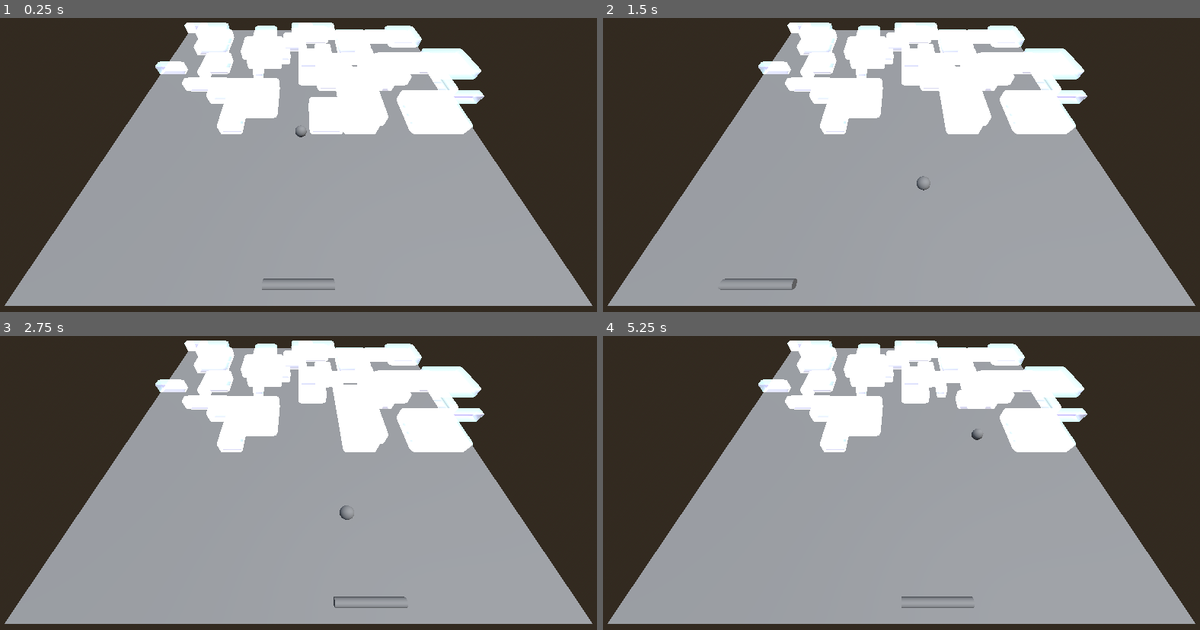
Above: before the commit, frames 1-4 (two rows, left to right).
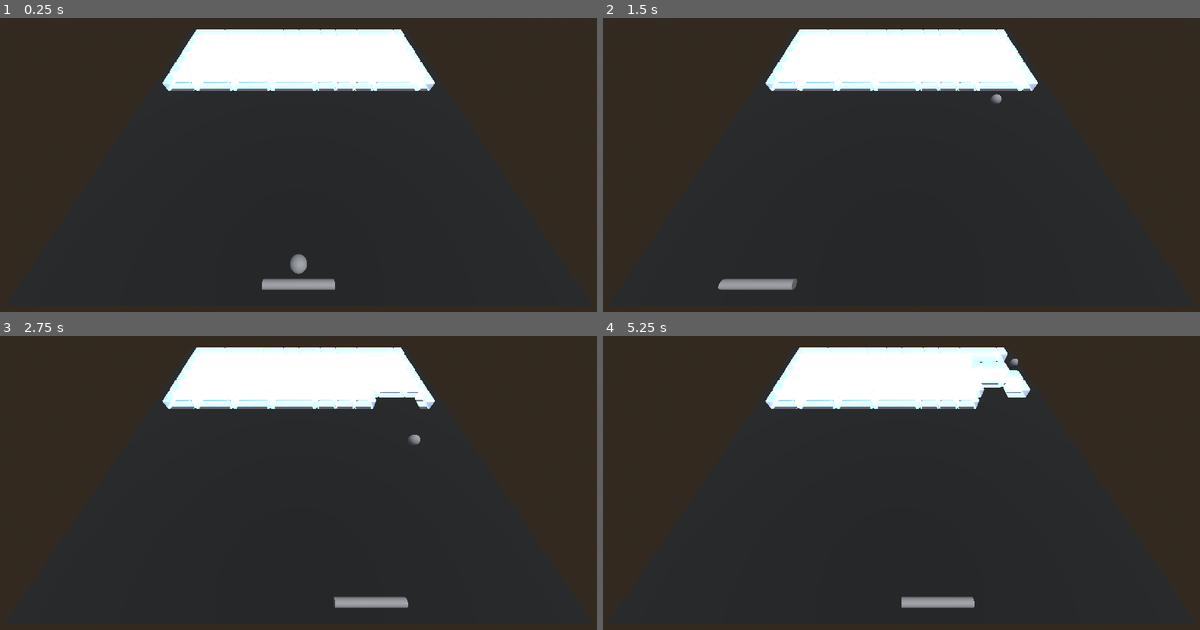
Above: after the commit, the same moments.

Repository: Tom3s/brick-breaker-reborn
Game: Godot game, scene res://test_files/3d_base_scene.tscn
Same seed, same stepped clock (60 frames per second), same inputs: the game is played once before the commit and once after it. The project has no main scene, so this scene is started directly.
Inputs (mouse positions are in pixels of both pictures, inside the frame that each line leads up to):
- Up to frame 1 (0.25 s): no input
- Up to frame 2 (1.5 s): tap Enter at 0.5 s; move the mouse to (1032, 150) at 0.52 s; click (1032, 150) at 0.6 s; move the mouse to (782, 182) at 1.27 s; click (782, 182) at 1.35 s
- Up to frame 3 (2.75 s): move the mouse to (358, 409) at 2.02 s; click (358, 409) at 2.1 s
- Up to frame 4 (5.25 s): move the mouse to (871, 553) at 2.77 s; click (871, 553) at 2.85 s; move the mouse to (1086, 535) at 3.52 s; click (1086, 535) at 3.6 s; move the mouse to (716, 433) at 4.27 s; click (716, 433) at 4.35 s; move the mouse to (931, 483) at 5.02 s; click (931, 483) at 5.1 s

The runs differ from the first frame. In frame 1, 59% of the frame differs, in the area x 0-100%, y 1-98%; in frame 2, 59%; in frame 3, 59%; in frame 4, 60%.

Commit message:
[#18] Implemented Basic Gameplay Loop (#19)
* Basic ball release implemented

[x] ball starts attached to the paddle
[x] ball is released on click

* Added death and entry point for death handling

[x] if ball touched bottom, its reset
[x] have an entry point for detecting death for later functionality

* Basic map generation added

[x] generate basic map

* Comments

* Win condition and handling added

[x] if all blocks are destroyed, reset ball and board
[x] create entry point for detecting board completion

Diff:
--- a/MouseInputHandler.gd
+++ b/MouseInputHandler.gd
@@ -3,6 +3,7 @@
 
 # TODO: might wanna handle this in an other way to not get race conditions and have more consistent phisycs
 signal mouse_moved(dist: Vector2)
+signal release_ball_pressed()
 
 var mouse_pos: Vector2
 
@@ -25,4 +26,6 @@
 		mouse_pos = event.screen_relative
 		# print(mouse_pos)
 		mouse_moved.emit(mouse_pos)
-	# else:
+
+	if Input.is_action_just_pressed("release_ball"):
+		release_ball_pressed.emit()
--- a/game_logic/Ball.gd
+++ b/game_logic/Ball.gd
@@ -18,12 +18,17 @@
 var position: Vector2
 var velocity: Vector2
 
+var released: bool = false
+
 func randomize_velocity() -> void:
-	velocity = Vector2(randf_range(-1, 1), randf_range(-1, 1)).normalized()
+	velocity = Vector2(randf_range(-0.5, 0.5), -1).normalized()
 	velocity *= target_velocity
 
 ## Approches target_velocity and moves the ball with factor `delta`
 func move(delta: float) -> void:
+	if !released:
+		return
+
 	if velocity.length() > target_velocity:
 		velocity = velocity.normalized() * (velocity.length() - deceleration)
 	else:
@@ -121,3 +126,6 @@
 				boost()
 
 	return
+
+func set_position(new_pos: Vector2) -> void:
+	position = new_pos
--- a/project.godot
+++ b/project.godot
@@ -23,6 +23,14 @@
 window/size/viewport_width=1280
 window/size/viewport_height=720
 
+[input]
+
+release_ball={
+"deadzone": 0.2,
+"events": [Object(InputEventMouseButton,"resource_local_to_scene":false,"resource_name":"","device":-1,"window_id":0,"alt_pressed":false,"shift_pressed":false,"ctrl_pressed":false,"meta_pressed":false,"button_mask":1,"position":Vector2(149, 25),"global_position":Vector2(158, 73),"factor":1.0,"button_index":1,"canceled":false,"pressed":true,"double_click":false,"script":null)
+]
+}
+
 [rendering]
 
 renderer/rendering_method="mobile"
--- a/test_files/3d_base_scene.gd
+++ b/test_files/3d_base_scene.gd
@@ -13,36 +13,23 @@
 var paddle: Paddle = Paddle.new()
 
 var screen_collision: Array[LineCollider]
+var death_barrier: LineCollider
 var blocks: Array[BreakableBlock]
 
+var broken_block_count: int = 0
+
 func _ready() -> void:
-	ball.randomize_velocity()
+	# ball.randomize_velocity()
 
 	# screen_bounds = DisplayServer.window_get_size()
 	set_up_screen_collision()
 
-	for i in 50:
-		var block: BreakableBlock = BreakableBlock.new()
+	generate_map()
 
-		block.pos_on_grid = Vector2i(randi_range(0, BreakableGrid.GRID_SIZE - 1), randi_range(0, BreakableGrid.GRID_SIZE / 2))
-		block.size = Vector2i(randi_range(1, 5), randi_range(1, 5))
-		block.prepare_collision()
-
-
-		var block_mesh: BlockMesh = block_mesh_scene.instantiate()
-		block_parent.add_child(block_mesh)
-		block_mesh.set_visual_scale(block.size * BreakableGrid.CELL_SIZE)
-		var final_pos: Vector2 = block.get_origin()
-		block_mesh.global_position.x = final_pos.x
-		block_mesh.global_position.z = final_pos.y
-		block_mesh.global_position.y = BreakableGrid.CELL_SIZE / 2
-
-		block.asset_ref = block_mesh
-
-		blocks.push_back(block)
 
 
 	mouse_input_handler.mouse_moved.connect(handle_mouse_movement)
+	mouse_input_handler.release_ball_pressed.connect(release_ball)
 
 	handle_mouse_movement(Vector2.ZERO)
 
@@ -51,10 +38,17 @@
 
 
 func _process(delta: float) -> void:
-	ball.move(delta)
+	if !ball.released:
+		ball.set_position(paddle.position + Vector2.UP * ball.radius * 2)
+	else:
+		ball.move(delta)
 
 	# handle collision
-	var collided: bool = false
+	# check for death first
+	if ball.collide_with(death_barrier, false):
+		on_death()
+
+	# var collided: bool = false
 
 	for line in screen_collision:
 		ball.collide_with(line)
@@ -67,17 +61,21 @@
 		for line: LineCollider in block.collision:
 			if ball.collide_with(line):
 				block.hit_block()
+				broken_block_count += 1
 
 			if block.broken:
 				break
 
+	if broken_block_count >= blocks.size():
+		on_board_clear()
+		return
 
 	ball.collide_with_paddle(paddle)
 
 
 
-	if collided:
-		ball.boost()
+	# if collided:
+	# 	ball.boost()
 
 	ball_mesh.global_position.x = ball.position.x
 	ball_mesh.global_position.z = ball.position.y
@@ -104,15 +102,72 @@
 	screen_collision.push_back(line)
 
 	line = LineCollider.new()
-	line.set_points(p3, p4)
+	line.set_points(p4, p1)
 	screen_collision.push_back(line)
 
-	line = LineCollider.new()
-	line.set_points(p4, p1)
-	screen_collision.push_back(line)
+	# This is the death barrier
+	death_barrier = LineCollider.new()
+	death_barrier.set_points(p3, p4)
 
 
 # TODO: I dont like this being alone with a signal.
 # might cause headache lter when debugging
 func handle_mouse_movement(movement: Vector2) -> void:
 	paddle.move(movement)
+
+
+func release_ball() -> void:
+	ball.randomize_velocity()
+	ball.released = true
+
+# Handle any logic for death
+func on_death() -> void:
+	ball.velocity = Vector2.ZERO
+	ball.released = false
+
+func generate_map() -> void:
+	for child in block_parent.get_children():
+		child.queue_free()
+	blocks.clear()
+
+	# have X rows where randomly sized (vertical scale) blocks sit next to eachother
+	# there is a margin of 2 grid cells at the sides and top
+	# TODO: no thorough documentation needed, as this is just a placeholder for now
+	var nr_rows: int = 6
+	var nr_cols: int = BreakableGrid.GRID_SIZE - 4
+
+	for i in nr_rows:
+		var total: int = 0
+		while total < nr_cols:
+			var block_size: int = randi_range(2, 5)
+
+			if total + block_size > nr_cols:
+				block_size = nr_cols - total
+
+			var block: BreakableBlock = BreakableBlock.new()
+
+			block.pos_on_grid = Vector2i(2 + total, 2 * i + 2)
+			block.size = Vector2i(block_size, 2)
+			block.prepare_collision()
+
+
+			var block_mesh: BlockMesh = block_mesh_scene.instantiate()
+			block_parent.add_child(block_mesh)
+			block_mesh.set_visual_scale(block.size * BreakableGrid.CELL_SIZE)
+			var final_pos: Vector2 = block.get_origin()
+			block_mesh.global_position.x = final_pos.x
+			block_mesh.global_position.z = final_pos.y
+			block_mesh.global_position.y = BreakableGrid.CELL_SIZE / 2
+
+			block.asset_ref = block_mesh
+
+			blocks.push_back(block)
+
+			total += block_size
+
+func on_board_clear() -> void:
+	# TODO: this resets the ball. shouldn't use death entrypoint for this tho
+	on_death()
+
+	broken_block_count = 0
+	generate_map()
--- a/test_files/3d_base_scene.tscn
+++ b/test_files/3d_base_scene.tscn
@@ -11,6 +11,9 @@
 top_radius = 8.0
 bottom_radius = 8.0
 height = 128.0
+
+[sub_resource type="StandardMaterial3D" id="StandardMaterial3D_bcu1a"]
+albedo_color = Color(0.0885599, 0.0885599, 0.0885599, 1)
 
 [sub_resource type="PlaneMesh" id="PlaneMesh_yrogh"]
 size = Vector2(1024, 1024)
@@ -37,6 +40,8 @@
 mesh = SubResource("CylinderMesh_bcu1a")
 
 [node name="Playfield" type="MeshInstance3D" parent="."]
+transform = Transform3D(1, 0, 0, 0, 1, 0, 0, 0, 1, 0, -0.05, 0)
+material_override = SubResource("StandardMaterial3D_bcu1a")
 mesh = SubResource("PlaneMesh_yrogh")
 
 [node name="Camera3D" type="Camera3D" parent="."]
Not shown: 1 places in test_files/3d_base_scene.tscn that only renumber resources
